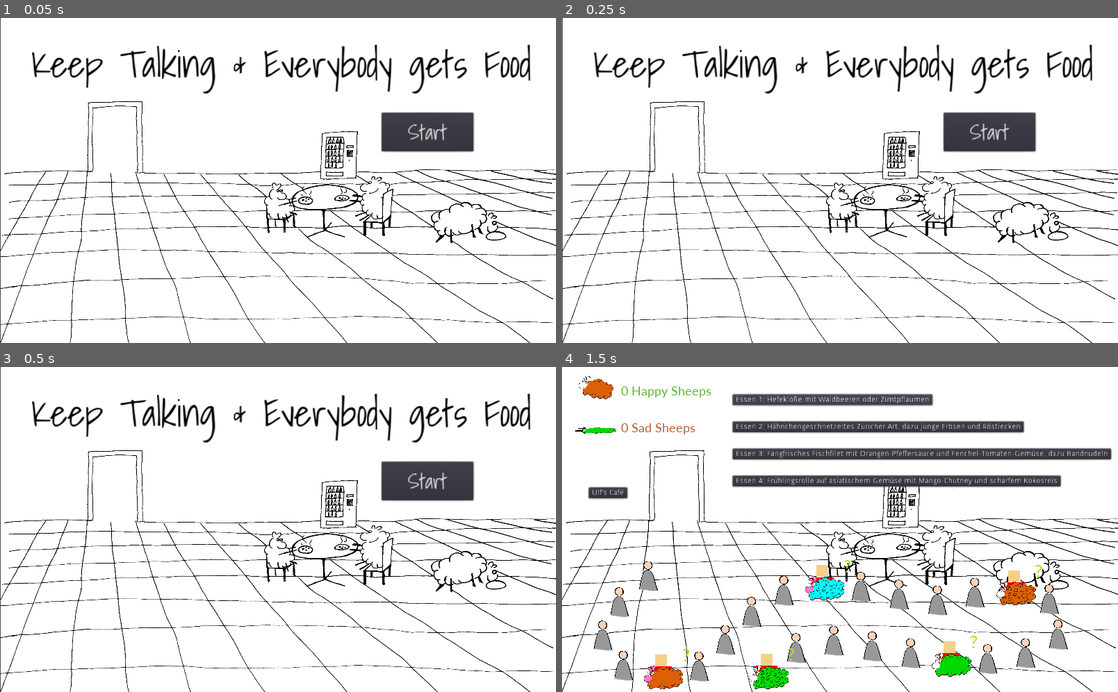
Above: before the commit, frames 1-4 (two rows, left to right).
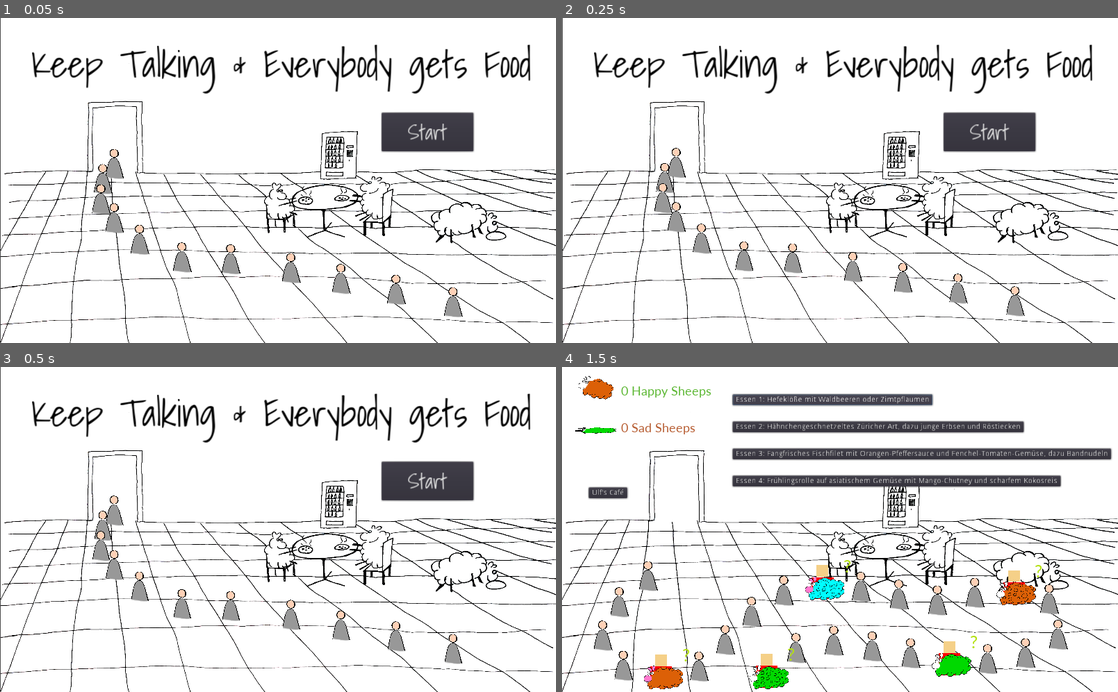
Above: after the commit, the same moments.

Repository: onsetsu/HPIGameJam
Game: Godot game, scene res://Scenes/Start.tscn
Same seed, same stepped clock (60 frames per second), same inputs: the game is played once before the commit and once after it.
Inputs:
- Up to frame 1 (0.05 s): no input
- Up to frame 2 (0.25 s): no input
- Up to frame 3 (0.5 s): no input
- Up to frame 4 (1.5 s): click "Start" at 0.5 s; click "Essen 1: Hefeklöße mit Waldbe…" at 1.25 s

The runs differ from the first frame. In frame 1, 2.0% of the frame differs, in the area x 16-84%, y 40-93%; in frame 2, 2.0%; in frame 3, 1.9%; in frame 4, nothing differs.

Commit message:
start scene verschönert

Diff:
--- a/Scenes/Start.tscn
+++ b/Scenes/Start.tscn
@@ -1,9 +1,10 @@
-[gd_scene load_steps=5 format=2]
+[gd_scene load_steps=6 format=2]
 
 [ext_resource path="res://Scenes/Failure_End.gd" type="Script" id=1]
 [ext_resource path="res://Sprites/Mensaschafe_klein.png" type="Texture" id=2]
 [ext_resource path="res://Fonts/font30.tres" type="DynamicFont" id=3]
 [ext_resource path="res://Fonts/font20.tres" type="DynamicFont" id=4]
+[ext_resource path="res://Scenes/Person.tscn" type="PackedScene" id=5]
 
 [node name="end_screen" type="Node2D"]
 script = ExtResource( 1 )
@@ -31,4 +32,37 @@
 custom_fonts/font = ExtResource( 4 )
 text = "Start"
 
+[node name="Person" parent="." instance=ExtResource( 5 )]
+position = Vector2( 210.377, 277.276 )
+
+[node name="Person2" parent="." instance=ExtResource( 5 )]
+position = Vector2( 189.383, 305.268 )
+
+[node name="Person3" parent="." instance=ExtResource( 5 )]
+position = Vector2( 185.884, 342.591 )
+
+[node name="Person" parent="Person3" instance=ExtResource( 5 )]
+position = Vector2( 24.4933, 34.9905 )
+
+[node name="Person2" parent="Person3" instance=ExtResource( 5 )]
+position = Vector2( 239.102, 110.803 )
+
+[node name="Person3" parent="Person3" instance=ExtResource( 5 )]
+position = Vector2( 349.905, 127.132 )
+
+[node name="Person4" parent="Person3" instance=ExtResource( 5 )]
+position = Vector2( 442.046, 146.96 )
+
+[node name="Person5" parent="Person3" instance=ExtResource( 5 )]
+position = Vector2( 543.519, 166.788 )
+
+[node name="Person6" parent="Person3" instance=ExtResource( 5 )]
+position = Vector2( 648.49, 190.115 )
+
+[node name="Person4" parent="." instance=ExtResource( 5 )]
+position = Vector2( 257.031, 417.237 )
+
+[node name="Person5" parent="." instance=ExtResource( 5 )]
+position = Vector2( 335.177, 449.895 )
+
 [connection signal="pressed" from="Button" to="." method="_on_Button_pressed"]
